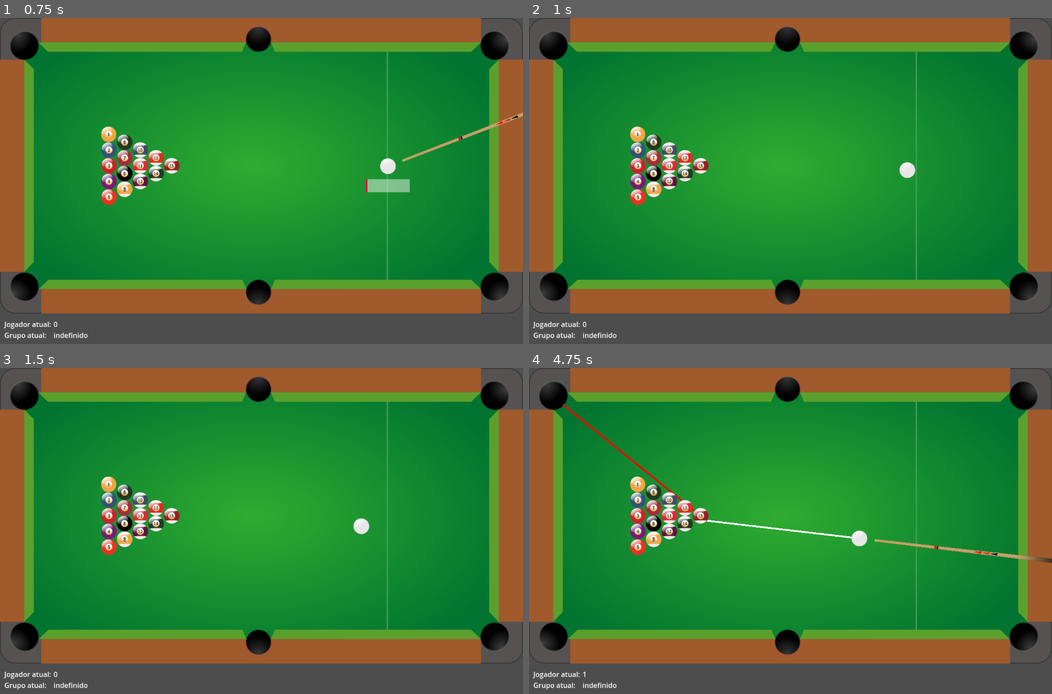
Above: before the commit, frames 1-4 (two rows, left to right).
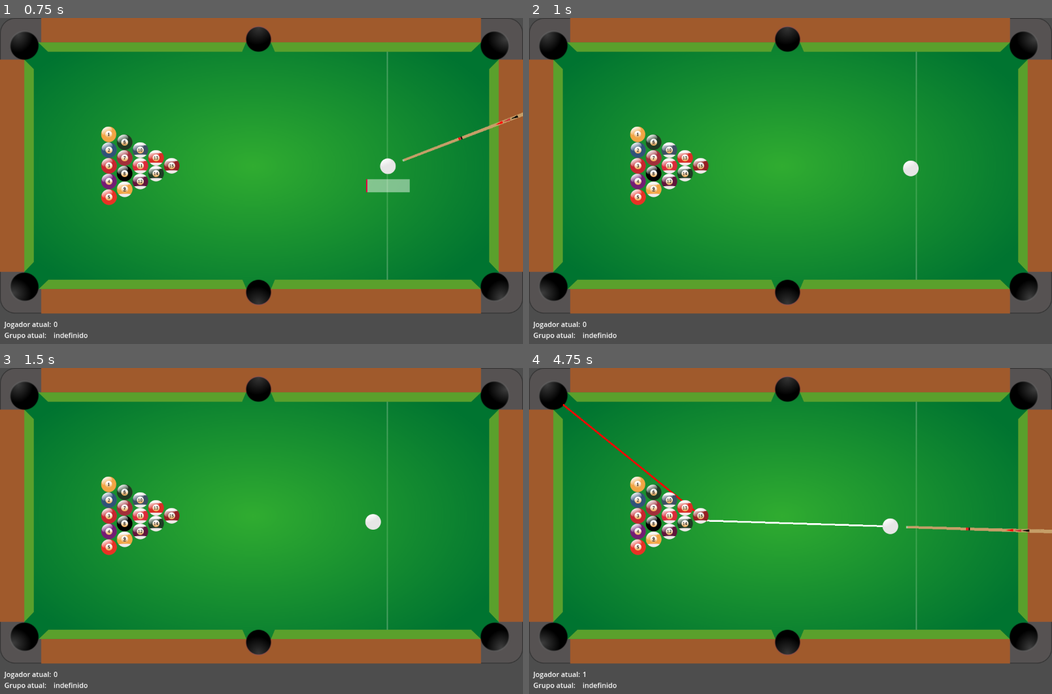
Above: after the commit, the same moments.

Repository: MathiasRLuz/Sinuca--8-Ball-Pool-
Game: Godot game, scene res://scenes/main.tscn
Same seed, same stepped clock (60 frames per second), same inputs: the game is played once before the commit and once after it.
Inputs (mouse positions are in pixels of both pictures, inside the frame that each line leads up to):
- Up to frame 1 (0.75 s): tap Enter at 0.5 s; move the mouse to (376, 171) at 0.52 s; click (376, 171) at 0.67 s
- Up to frame 2 (1 s): no input
- Up to frame 3 (1.5 s): move the mouse to (156, 553) at 1.27 s; click (156, 553) at 1.42 s
- Up to frame 4 (4.75 s): move the mouse to (842, 462) at 2.02 s; click (842, 462) at 2.17 s; tap Space at 2.75 s; move the mouse to (764, 605) at 2.77 s; click (764, 605) at 2.92 s; move the mouse to (947, 589) at 3.52 s; click (947, 589) at 3.67 s; tap Enter at 4.25 s; move the mouse to (633, 485) at 4.27 s; click (633, 485) at 4.42 s

Frame 1 is identical in both runs. In frame 2, less than 0.1% of the frame differs, in the area x 70-75%, y 43-50%; in frame 3, 0.2%; in frame 4, 1.3%, in the area x 34-100%, y 45-60%.

Commit message:
fix game physics

Diff:
--- a/project.godot
+++ b/project.godot
@@ -22,6 +22,8 @@
 
 [physics]
 
+common/physics_ticks_per_second=300
+2d/physics_engine="GodotPhysics2D"
 2d/default_gravity=0.0
 2d/default_gravity_vector=Vector2(0, 0)
 
--- a/scenes/bola.tscn
+++ b/scenes/bola.tscn
@@ -1,8 +1,9 @@
 [gd_scene load_steps=4 format=3 uid="uid://drwm0yb1mdeo8"]
 
-[sub_resource type="PhysicsMaterial" id="PhysicsMaterial_yoek4"]
-friction = 0.0
-bounce = 0.95
+[sub_resource type="PhysicsMaterial" id="PhysicsMaterial_mlpql"]
+friction = 0.3
+rough = true
+bounce = 0.6
 
 [sub_resource type="CircleShape2D" id="CircleShape2D_ecgr8"]
 radius = 18.0278
@@ -11,13 +12,17 @@
 radius = 18.0
 
 [node name="Bola" type="RigidBody2D" groups=["bolas"]]
-mass = 1.5
-physics_material_override = SubResource("PhysicsMaterial_yoek4")
+mass = 0.17
+physics_material_override = SubResource("PhysicsMaterial_mlpql")
 gravity_scale = 0.0
 can_sleep = false
+continuous_cd = 2
 max_contacts_reported = 1
 contact_monitor = true
-linear_damp = 0.7
+linear_damp_mode = 1
+linear_damp = 1.0
+angular_damp_mode = 1
+angular_damp = 1.5
 
 [node name="Sprite2D" type="Sprite2D" parent="."]
 texture_filter = 1
--- a/scenes/main.gd
+++ b/scenes/main.gd
@@ -2,7 +2,8 @@
 
 @export var ball_scene : PackedScene
 @onready var shapecast = $ShapeCast2D
-
+var apply_max_force: bool = false
+var force_first_player: bool = false
 var ball_images := []
 var cue_ball
 const START_POS := Vector2(890,340)
@@ -23,13 +24,15 @@
 var moveram: bool = false
 var derrubou_a_8_por_ultimo: bool = false
 var buracos := []
+var jogador_ja_tinha_grupo: bool = false
 
 # Called when the node enters the scene tree for the first time.
 func _ready():
 	hide_cue()
 	all_potted = []
 	randomize()  # Garante que a semente do gerador de números aleatórios seja diferente a cada execução
-	jogador_atual = randi() % 2  # Retorna 0 ou 1 aleatoriamente
+	if force_first_player: jogador_atual = 1
+	else: jogador_atual = randi() % 2  # Retorna 0 ou 1 aleatoriamente
 	for hole in $Mesa/buracos.get_children():
 		buracos.append(hole)
 	load_images()
@@ -141,7 +144,7 @@
 	shapecast.reparent(cue_ball)
 
 func _on_CueBall_area_entered(body):
-	if body.is_in_group("bolas") && primeira_bola_batida == 0 && body.name != "Bola" && grupo_jogador != 0:
+	if body.is_in_group("bolas") && primeira_bola_batida == 0 && body.name != "Bola":
 		primeira_bola_batida = body.name.to_int()
 
 func get_better_ball():
@@ -289,6 +292,8 @@
 	$PowerBar.hide()
 
 func nova_tacada():
+	if not jogador_ja_tinha_grupo and grupo_jogador != 0:
+		jogador_ja_tinha_grupo = true
 	if potted.size() == 0 || foi_falta:
 		proximo_jogador()
 
@@ -325,7 +330,8 @@
 				return
 
 		if moveram: # bolas pararam após a tacada
-			if (primeira_bola_batida == 0 and grupo_jogador != 0) or (primeira_bola_batida != 0 && bateu_primeiro_em_bola_proibida(primeira_bola_batida)):
+			print("Primeira bola ", primeira_bola_batida)
+			if (primeira_bola_batida == 0 and grupo_jogador != 0) or (jogador_ja_tinha_grupo and primeira_bola_batida != 0 and bateu_primeiro_em_bola_proibida(primeira_bola_batida)):
 				foi_falta = true
 
 		if not taking_shot:
@@ -355,6 +361,9 @@
 			falta(2)
 
 func _on_taco_shoot(power):
+	if apply_max_force:
+		power = power.normalized() * MAX_POWER * $Taco.power_multiplier
+		print("Power: ",power.length())
 	cue_ball.apply_central_impulse(power)
 
 func define_grupos(bola):
--- a/scenes/main.tscn
+++ b/scenes/main.tscn
@@ -22,7 +22,7 @@
 [node name="Mesa" parent="." instance=ExtResource("1_f0rcr")]
 
 [node name="Taco" parent="." instance=ExtResource("4_q3lyd")]
-power_multiplier = 150
+power_multiplier = 10
 
 [node name="PowerBar" type="ProgressBar" parent="."]
 z_index = 1
--- a/scenes/mesa.tscn
+++ b/scenes/mesa.tscn
@@ -1,6 +1,11 @@
-[gd_scene load_steps=3 format=3 uid="uid://d0uweniqsslnk"]
+[gd_scene load_steps=4 format=3 uid="uid://d0uweniqsslnk"]
 
 [ext_resource type="Texture2D" uid="uid://e1drkbdgnvnf" path="res://assets/table.png" id="1_x37cw"]
+
+[sub_resource type="PhysicsMaterial" id="PhysicsMaterial_muaau"]
+friction = 0.5
+rough = true
+bounce = 0.1
 
 [sub_resource type="CircleShape2D" id="CircleShape2D_r7gxe"]
 radius = 20.0
@@ -11,6 +16,7 @@
 centered = false
 
 [node name="paredes" type="StaticBody2D" parent="."]
+physics_material_override = SubResource("PhysicsMaterial_muaau")
 
 [node name="CollisionPolygon2D" type="CollisionPolygon2D" parent="paredes"]
 position = Vector2(157, 43)
